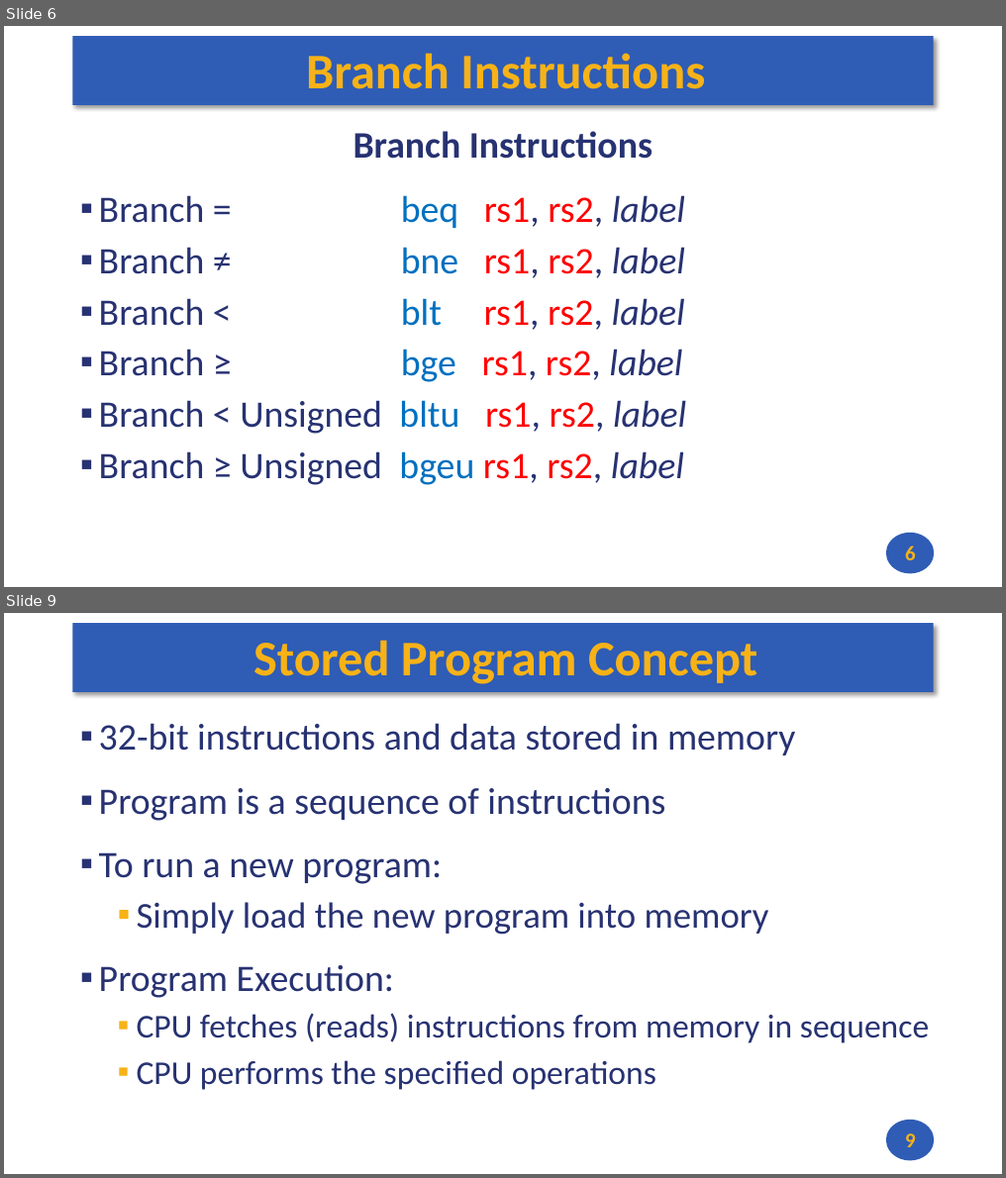
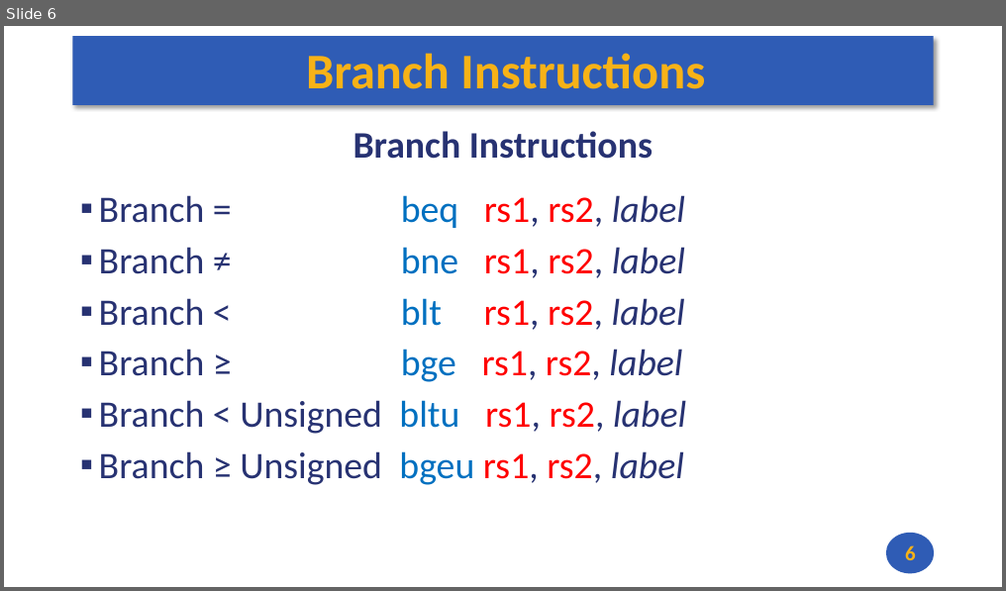
Before and after one commit to andrewt0301/hse-acos-course, a slide deck: docs/part1ca/05_MacrosBranchesArrays/CA_Lecture_05.pptx. Shown one above the other, each under a label of ours: slides 6 and 9 before the commit, slide 6 after it; the slides between them are not shown. The pictures are 1006x1178 and 1006x591 pixels, drawn with LibreOffice and Linux fonts; fonts in the diff are those of the drawing. Boxes give left, top, right and bottom in pixels: in the first picture for what was removed or moved away, otherwise in the second. Text is boxed around its words. In the diff, an @@ line names an element or a change of style, - is before the commit and + after.

```diff
--- a/docs/part1ca/05_MacrosBranchesArrays/CA_Lecture_05.pptx
+++ b/docs/part1ca/05_MacrosBranchesArrays/CA_Lecture_05.pptx
@@ slide 9 removed at box(4, 613, 1002, 1174), background #FFFFFF; not listed: 2 template elements that a slide beside it also shows @@
@@ title removed at box(253, 640, 757, 684) @@
-Stored Program Concept
@@ text removed at box(99, 723, 929, 1090) @@
-▪ 32-bit instructions and data stored in memory
-▪ Program is a sequence of instructions
-▪ To run a new program:
-  ▪ Simply load the new program into memory
-▪ Program Execution:
-  ▪ CPU fetches (reads) instructions from memory in sequence
-  ▪ CPU performs the specified operations
@@ page number removed at box(905, 1134, 916, 1148) @@
-9
```
Also in this commit, not shown: 1 slide changed, 13 other slides removed, 1 other file.
